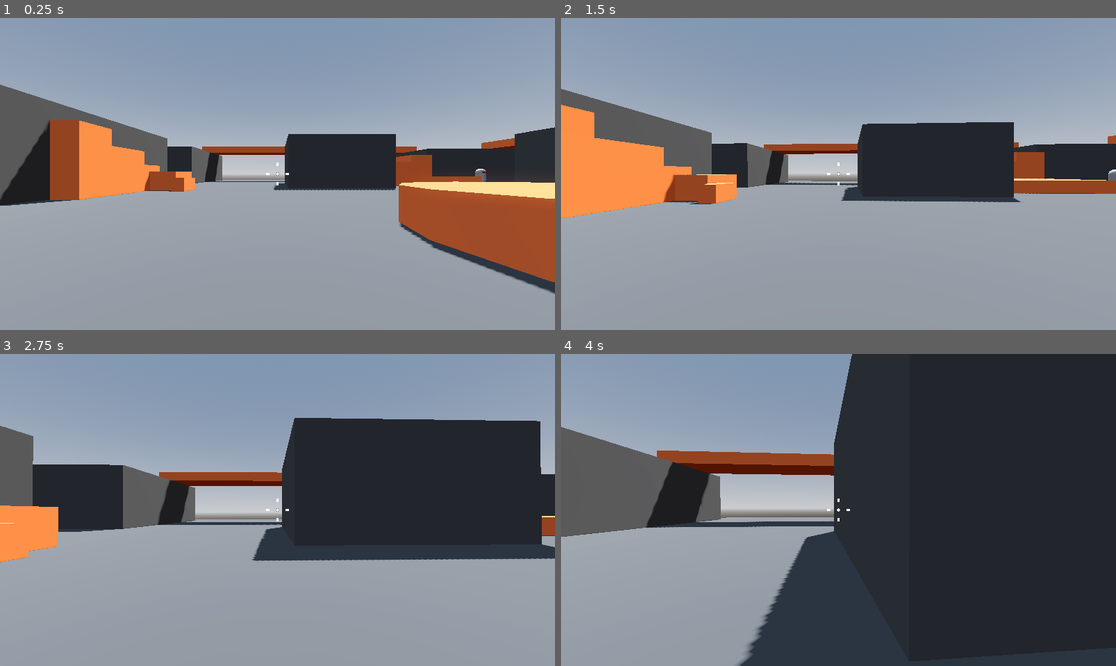
Above: before the commit, frames 1-4 (two rows, left to right).
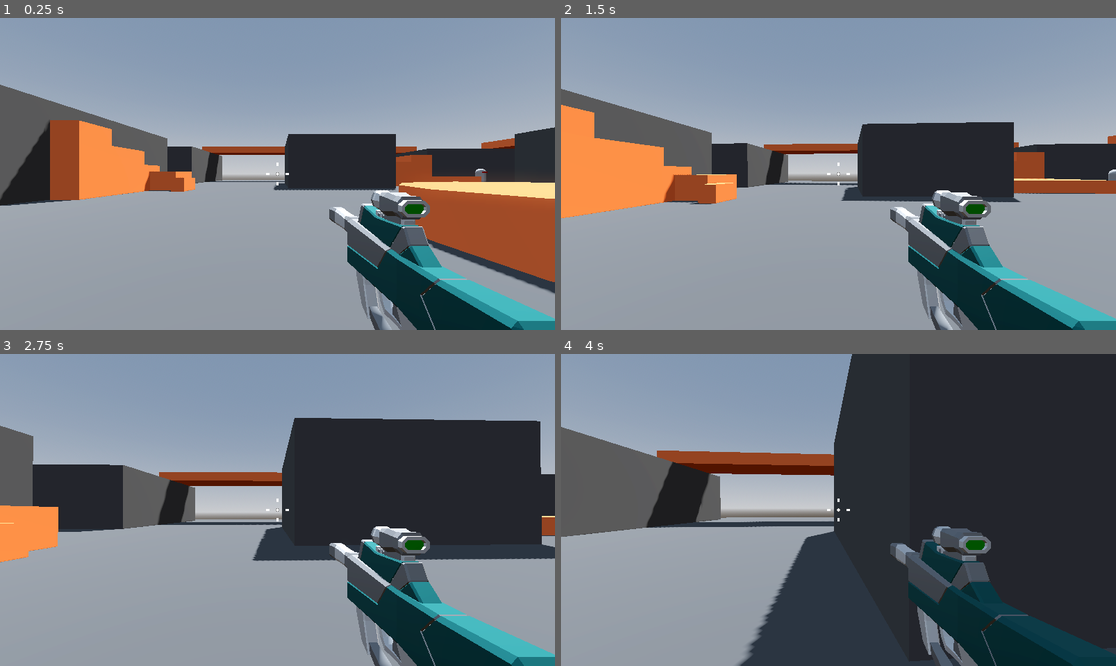
Above: after the commit, the same moments.

Repository: ericvennemeyer/RoboRampage
Game: Godot game, scene res://Levels/sandbox.tscn
Two runs of this game, one before a commit and one after it. Both use one fixed random seed, a clock stepped at 60 frames per second and the inputs below.
Inputs (mouse positions are in pixels of both pictures, inside the frame that each line leads up to):
- Up to frame 1 (0.25 s): no input
- Up to frame 2 (1.5 s): tap Enter at 0.5 s; move the mouse to (866, 174) at 0.52 s; press the mouse at (866, 174) at 0.53 s; hold W (move_forward) from 0.53 s (still down); tap Space (jump) at 0.77 s; move the mouse to (810, 174) at 1.27 s; release the mouse at (810, 174) at 1.28 s; click (810, 174) at 1.35 s
- Up to frame 3 (2.75 s): keep holding W (move_forward); tap Space (jump) at 1.52 s; move the mouse to (288, 503) at 2.02 s; press the mouse at (288, 503) at 2.03 s
- Up to frame 4 (4 s): keep holding W (move_forward); move the mouse to (832, 516) at 2.77 s; release the mouse at (832, 516) at 2.78 s; click (832, 516) at 2.85 s; tap Space (jump) at 3.02, 3.77 s; move the mouse to (877, 513) at 3.52 s; press the mouse at (877, 513) at 3.53 s

The runs differ from the first frame. In frame 1, 8.3% of the frame differs, in the area x 59-100%, y 55-100%; in frame 2, 8.3%; in frame 3, 8.2%; in frame 4, 8.4%.

Commit message:
4.12 -- Arming the Player

Diff:
--- a/Player/player.tscn
+++ b/Player/player.tscn
@@ -1,7 +1,8 @@
-[gd_scene load_steps=5 format=3 uid="uid://f22au7be1on2"]
+[gd_scene load_steps=6 format=3 uid="uid://f22au7be1on2"]
 
 [ext_resource type="Script" uid="uid://f4qga21ey647" path="res://Player/player.gd" id="1_l8h54"]
 [ext_resource type="Script" uid="uid://6obxm53fjk5r" path="res://Player/smooth_camera.gd" id="2_4ntmi"]
+[ext_resource type="PackedScene" uid="uid://b6pdatn6a250g" path="res://Weapons/SMG.tscn" id="3_btcbx"]
 
 [sub_resource type="CapsuleMesh" id="CapsuleMesh_l3kh5"]
 
@@ -23,3 +24,5 @@
 transform = Transform3D(1, 0, 0, 0, 1, 0, 0, 0, 1, 0, 0.3, 0)
 top_level = true
 script = ExtResource("2_4ntmi")
+
+[node name="SMG" parent="CameraPivot/SmoothCamera" instance=ExtResource("3_btcbx")]
--- /dev/null
+++ b/Weapons/SMG.tscn
@@ -0,0 +1,9 @@
+[gd_scene load_steps=3 format=3 uid="uid://b6pdatn6a250g"]
+
+[ext_resource type="PackedScene" uid="uid://d3oak00wy2yyd" path="res://Weapons/hitscan_weapon.tscn" id="1_hrtej"]
+[ext_resource type="PackedScene" uid="uid://bu6slsk6uyfc5" path="res://Weapons/SMG.glb" id="2_ops1r"]
+
+[node name="SMG" instance=ExtResource("1_hrtej")]
+
+[node name="SMG" parent="." index="1" instance=ExtResource("2_ops1r")]
+transform = Transform3D(1, 0, 0, 0, 1, 0, 0, 0, 1, 0.521, -0.4, -0.724)
--- /dev/null
+++ b/Weapons/hitscan_weapon.gd
@@ -0,0 +1,17 @@
+extends Node3D
+
+
+@export var fire_rate: float = 14.0
+
+@onready var cooldown_timer: Timer = $CooldownTimer
+
+
+func _ready() -> void:
+	pass # Replace with function body.
+
+
+func _process(delta: float) -> void:
+	if Input.is_action_pressed("Fire"):
+		if cooldown_timer.is_stopped():
+			cooldown_timer.start(1.0 / fire_rate)
+			print("Weapon Fired!")
--- /dev/null
+++ b/Weapons/hitscan_weapon.tscn
@@ -0,0 +1,9 @@
+[gd_scene load_steps=2 format=3 uid="uid://d3oak00wy2yyd"]
+
+[ext_resource type="Script" uid="uid://dqeckhmco3n56" path="res://Weapons/hitscan_weapon.gd" id="1_ngl63"]
+
+[node name="HitscanWeapon" type="Node3D"]
+script = ExtResource("1_ngl63")
+
+[node name="CooldownTimer" type="Timer" parent="."]
+one_shot = true
--- a/project.godot
+++ b/project.godot
@@ -46,3 +46,8 @@
 "events": [Object(InputEventKey,"resource_local_to_scene":false,"resource_name":"","device":-1,"window_id":0,"alt_press …(191 unchanged characters)…
 ]
 }
+Fire={
+"deadzone": 0.2,
+"events": [Object(InputEventMouseButton,"resource_local_to_scene":false,"resource_name":"","device":-1,"window_id":0,"alt_pressed":false,"shift_pressed":false,"ctrl_pressed":false,"meta_pressed":false,"button_mask":1,"position":Vector2(371, 9),"global_position":Vector2(385, 82),"factor":1.0,"button_index":1,"canceled":false,"pressed":true,"double_click":false,"script":null)
+]
+}
Binary file added: Weapons/SMG.glb
Not shown, added: Weapons/SMG.glb.import
Binary file added: Weapons/SMG_Palette-Colour.png
Not shown, added: Weapons/SMG_Palette-Colour.png.import
Not shown, added: Weapons/hitscan_weapon.gd.uid
